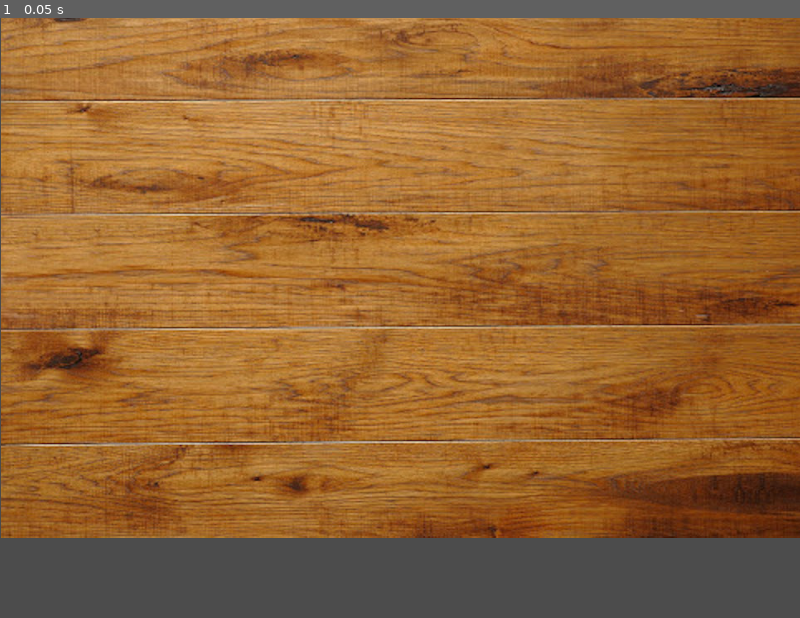
Above: before the commit, frame 1.
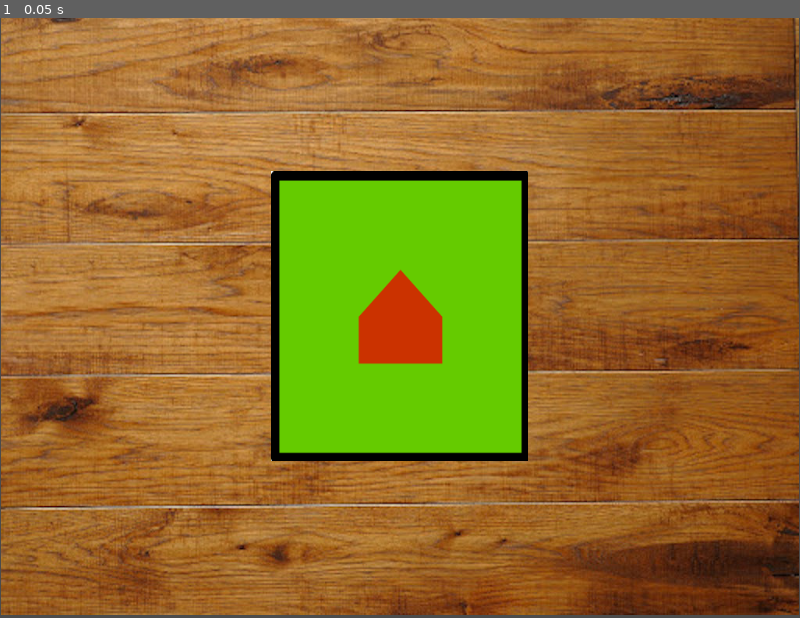
Above: after the commit, the same moment.

Repository: solangebl/godot-carcassonne
Game: Godot game, scene res://scenes/game.tscn
The game is run twice, just before and just after one commit, with the same random seed, the same clock (stepped at 60 frames per second) and the same inputs.
Inputs:
- Up to frame 1 (0.05 s): no input

The runs differ from the first frame. In frame 1, 56% of the frame differs, in the area x 0-100%, y 0-100%.

Commit message:
Creo scenes para Board y Tiles + script basico que carga un tile en el board

Diff:
--- a/project.godot
+++ b/project.godot
@@ -8,9 +8,14 @@
 
 config_version=4
 
-_global_script_classes=[  ]
+_global_script_classes=[ {
+"base": "Node2D",
+"class": "Board",
+"language": "GDScript",
+"path": "res://scripts/Board.gd"
+} ]
 _global_script_class_icons={
-
+"Board": ""
 }
 
 [application]
--- /dev/null
+++ b/scenes/Board.tscn
@@ -0,0 +1,6 @@
+[gd_scene load_steps=2 format=2]
+
+[ext_resource path="res://scripts/Board.gd" type="Script" id=1]
+
+[node name="Board" type="Node2D"]
+script = ExtResource( 1 )
--- /dev/null
+++ b/scenes/BoardTile.tscn
@@ -0,0 +1,8 @@
+[gd_scene load_steps=2 format=2]
+
+[ext_resource path="res://assets/tiles/church.png" type="Texture" id=1]
+
+[node name="BoardTile" type="Node2D"]
+
+[node name="Sprite" type="Sprite" parent="."]
+texture = ExtResource( 1 )
--- a/scenes/game.tscn
+++ b/scenes/game.tscn
@@ -1,11 +1,14 @@
-[gd_scene load_steps=2 format=2]
+[gd_scene load_steps=3 format=2]
 
 [ext_resource path="res://assets/ttop.jpg" type="Texture" id=1]
+[ext_resource path="res://scenes/Board.tscn" type="PackedScene" id=2]
 
-[node name="Node2D" type="Node2D"]
+[node name="Table" type="Node2D"]
 position = Vector2( 481, 127 )
 
 [node name="TableTop" type="Sprite" parent="."]
-position = Vector2( 63, 205 )
-scale = Vector2( 1.06083, 0.976667 )
+position = Vector2( 30.7807, 254.403 )
+scale = Vector2( 0.997902, 1.12154 )
 texture = ExtResource( 1 )
+
+[node name="Board" parent="TableTop" instance=ExtResource( 2 )]
--- /dev/null
+++ b/scripts/Board.gd
@@ -0,0 +1,24 @@
+extends Node2D
+class_name Board
+
+const BOARD_DIMENTIONS = Vector2(10,10)
+
+# Declare member variables here. Examples:
+# var a = 2
+# var b = "text"
+
+
+# Called when the node enters the scene tree for the first time.
+func _ready():
+	generate_tiles()
+
+func generate_tiles():
+	for x in range(BOARD_DIMENTIONS.x):
+		for y in range(BOARD_DIMENTIONS.y):
+			var new_tile = load('res://scenes/BoardTile.tscn').instance()
+			add_child(new_tile)
+
+
+# Called every frame. 'delta' is the elapsed time since the previous frame.
+#func _process(delta):
+#	pass
